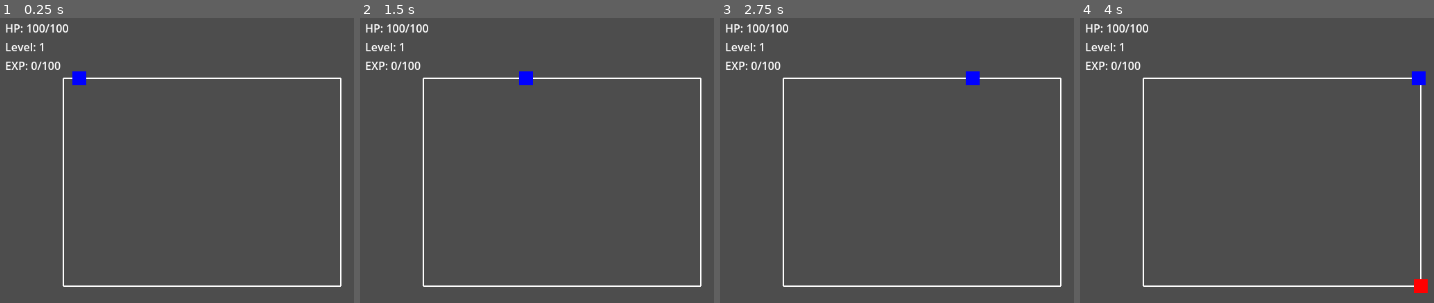
Above: before the commit, frames 1-4 (left to right).
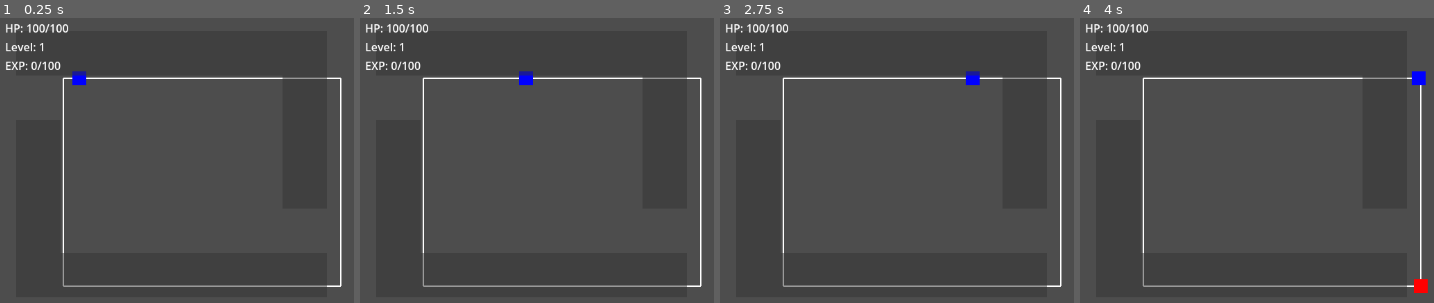
Above: after the commit, the same moments.

Repository: ivajpro/erlenmeyer
Game: Godot game, scene res://scenes/levels/game_loop.tscn
Same seed, same stepped clock (60 frames per second), same inputs: the game is played once before the commit and once after it.
Inputs:
- Up to frame 1 (0.25 s): no input
- Up to frame 2 (1.5 s): no input
- Up to frame 3 (2.75 s): no input
- Up to frame 4 (4 s): no input

The runs differ from the first frame. In frame 1, 0.7% of the frame differs, in the area x 17-93%, y 18-95%; in frame 2, 0.7%; in frame 3, 0.7%; in frame 4, 0.7%.

Commit message:
Added some tiles and moved README

Diff:
--- /dev/null
+++ b/loop-fantasy/scenes/tiles/path_tile.tscn
@@ -0,0 +1,6 @@
+[gd_scene load_steps=2 format=3 uid="uid://yk8jaoe48v1q"]
+
+[ext_resource type="Script" path="res://scripts/tiles/path_tile.gd" id="1_707i4"]
+
+[node name="PathTile" type="Node2D"]
+script = ExtResource("1_707i4")
--- a/loop-fantasy/scripts/characters/hero.gd
+++ b/loop-fantasy/scripts/characters/hero.gd
@@ -25,8 +25,9 @@
     collision.shape = rectangle
     add_child(collision)
 
-func _physics_process(_delta: float) -> void:
+func _physics_process(delta: float) -> void:
     check_combat()
+    check_tile_effects()
 
 func check_combat() -> void:
     for i in get_slide_collision_count():
@@ -41,6 +42,14 @@
 
             if collider.stats.health <= 0:
                 gain_experience(collider.stats.experience_value)
+
+func check_tile_effects():
+    var tiles = get_tree().get_nodes_in_group("path_tiles")
+    for tile in tiles:
+        if tile is PathTile:
+            var distance = position.distance_to(tile.position)
+            if distance < 32:  # Half tile size
+                tile.apply_effects(self)
 
 func take_damage(amount: int):
     stats.health = max(0, stats.health - amount)
--- a/loop-fantasy/scripts/core/loop_manager.gd
+++ b/loop-fantasy/scripts/core/loop_manager.gd
@@ -7,16 +7,46 @@
     Vector2(100, 400)
 ]
 
+const TILE_SIZE = 64
+var placed_tiles = {}  # Dictionary to store placed tiles
 var current_point_index: int = 0
 var hero_node: CharacterBody2D
-var movement_speed: float = 100.0  # Added movement speed variable
+var movement_speed: float = 100.0
 var enemy_scene = preload("res://scenes/characters/enemy.tscn")
+var tile_scene = preload("res://scenes/tiles/path_tile.tscn")
 var spawn_timer: float = 0
 const SPAWN_INTERVAL: float = 3.0
 
 func _ready():
     draw_loop_path()
     spawn_hero()
+    _create_path_tiles()
+
+func _create_path_tiles():
+    for i in range(LOOP_PATH_POINTS.size()):
+        var start = LOOP_PATH_POINTS[i]
+        var end = LOOP_PATH_POINTS[(i + 1) % LOOP_PATH_POINTS.size()]
+        _place_tiles_between(start, end)
+
+func _place_tiles_between(start: Vector2, end: Vector2):
+    var direction = (end - start).normalized()
+    var distance = start.distance_to(end)
+    var current_pos = start
+
+    while current_pos.distance_to(end) > TILE_SIZE:
+        var tile_pos = _snap_to_grid(current_pos)
+        if not placed_tiles.has(tile_pos):
+            var tile = tile_scene.instantiate()
+            tile.position = tile_pos
+            add_child(tile)
+            placed_tiles[tile_pos] = tile
+        current_pos += direction * TILE_SIZE
+
+func _snap_to_grid(pos: Vector2) -> Vector2:
+    return Vector2(
+        floor(pos.x / TILE_SIZE) * TILE_SIZE,
+        floor(pos.y / TILE_SIZE) * TILE_SIZE
+    )
 
 func _process(delta):
     if hero_node:
--- /dev/null
+++ b/loop-fantasy/scripts/tiles/path_tile.gd
@@ -0,0 +1,24 @@
+extends Node2D
+class_name PathTile
+
+var tile_type: String = "basic"
+var effects = {}
+
+func _ready():
+    _create_visual()
+
+func _create_visual():
+    var tile = ColorRect.new()
+    tile.size = Vector2(64, 64)
+    tile.position = Vector2(-32, -32)
+    tile.color = Color(0.2, 0.2, 0.2, 0.5)
+    add_child(tile)
+
+func apply_effects(hero: Hero):
+    match tile_type:
+        "healing":
+            hero.heal(5)
+        "damage":
+            hero.take_damage(3)
+        "speed":
+            hero.movement_speed *= 1.5
Not shown, added: README.md
